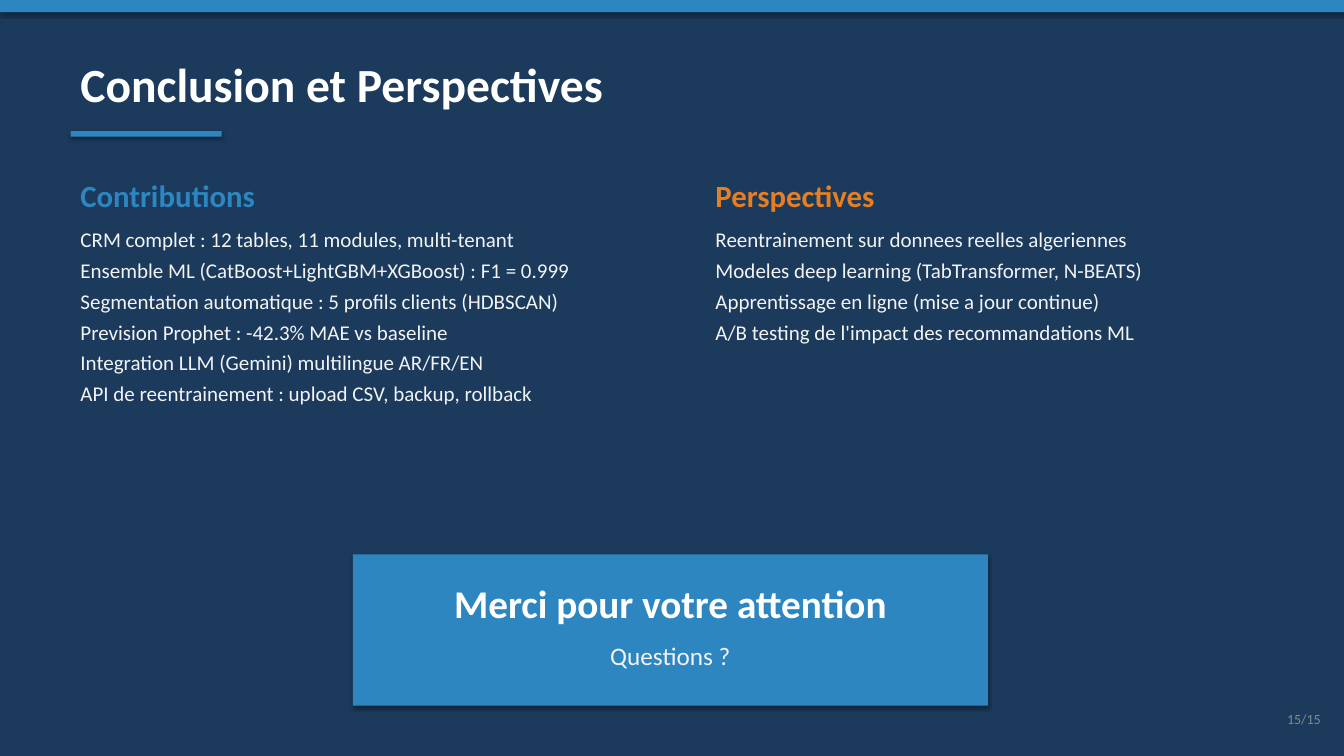
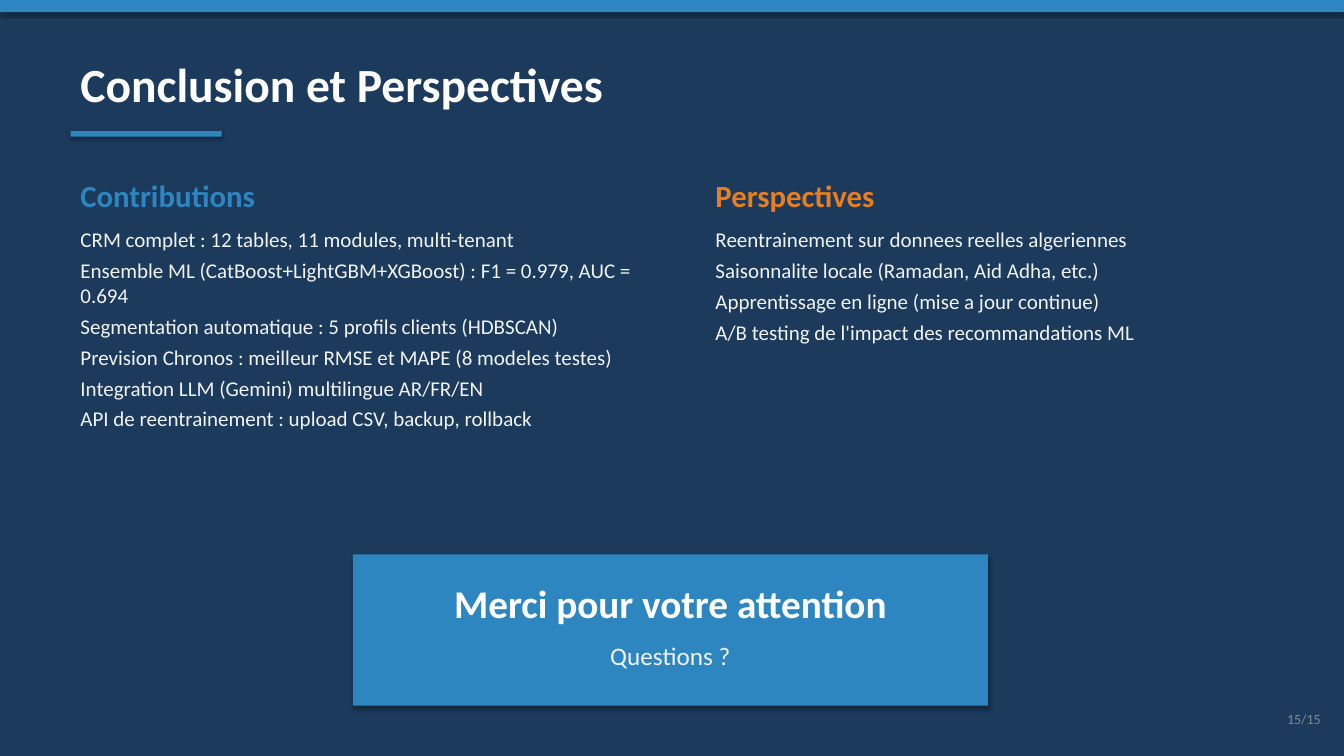
Before and after one commit to amine-dubs/COD-CRM, a slide deck: slide 15 of docs/presentation.pptx. Drawn at 1344x756 pixels with LibreOffice and Linux fonts; fonts in the diff are those of the drawing. Boxes give left, top, right and bottom in pixels: in the first picture for what was removed or moved away, otherwise in the second. Text is boxed around its words. In the diff, an @@ line names an element or a change of style, - is before the commit and + after.

```diff
--- a/docs/presentation.pptx
+++ b/docs/presentation.pptx
@@ text at box(80, 263, 615, 303): text changed @@
-Ensemble ML (CatBoost+LightGBM+XGBoost) : F1 = 0.999
+Ensemble ML (CatBoost+LightGBM+XGBoost) : F1 = 0.979, AUC = 0.694
@@ text at box(715, 263, 1099, 281): text changed @@
-Modeles deep learning (TabTransformer, N-BEATS)
+Saisonnalite locale (Ramadan, Aid Adha, etc.)
@@ text at box(80, 350, 612, 368): text changed @@
-Prevision Prophet : -42.3% MAE vs baseline
+Prevision Chronos : meilleur RMSE et MAPE (8 modeles testes)
```
Also in this commit, not shown: 3 other slides changed, 1 slide added, 1 slide removed, 9 other files.
